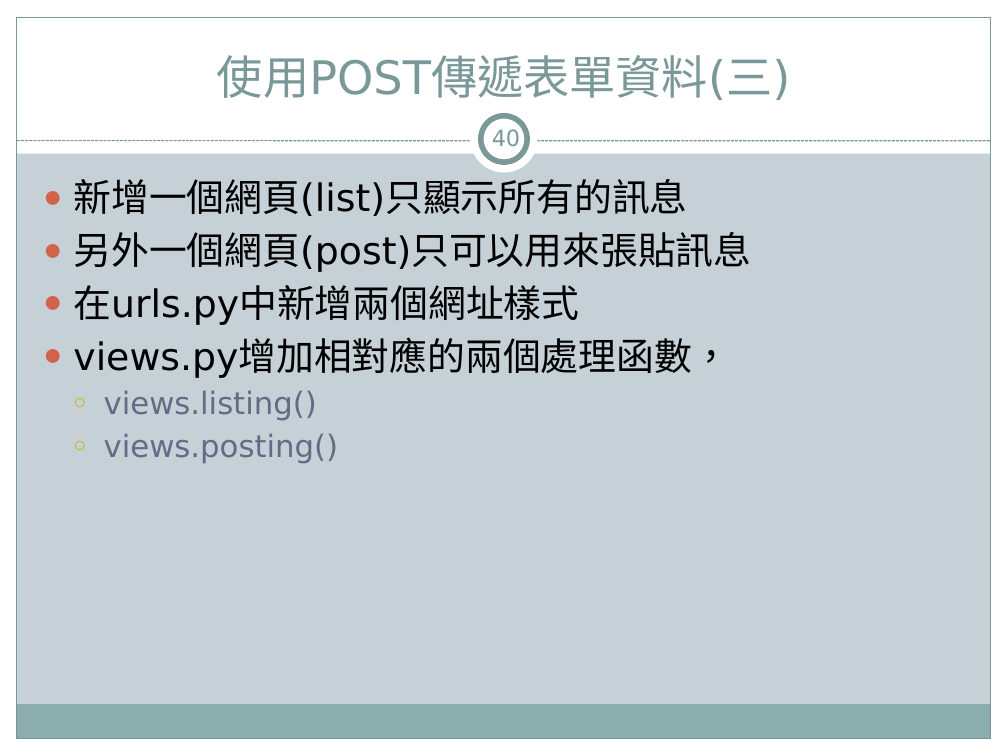
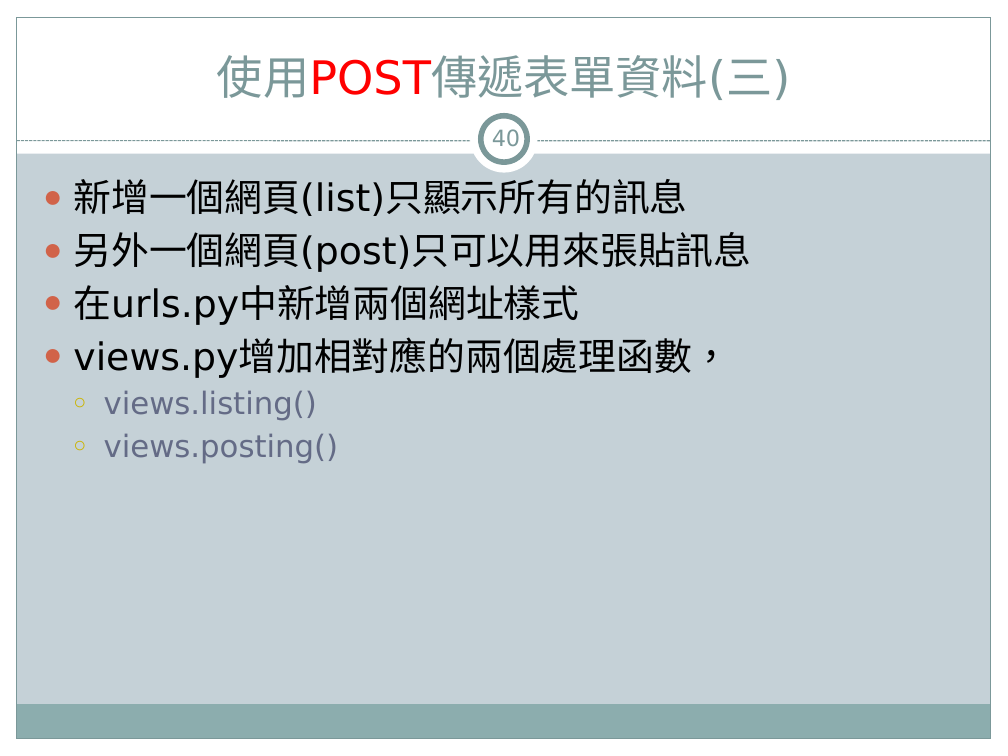
Before and after one commit to jacktea88/406django, a slide deck: slide 40 of ch08/Django4-ch08.pptx. Drawn at 1008x756 pixels with LibreOffice and Linux fonts; fonts in the diff are those of the drawing. Boxes give left, top, right and bottom in pixels: in the first picture for what was removed or moved away, otherwise in the second. Text is boxed around its words. In the diff, an @@ line names an element or a change of style, - is before the commit and + after.

```diff
--- a/ch08/Django4-ch08.pptx
+++ b/ch08/Django4-ch08.pptx
@@ title "使用POST傳遞表單資料(三)" at (217, 55, 791, 100): text colour #7C999A to #FF0000 in "使用POST傳遞表單資料(三)" @@
```
Also in this commit, not shown: 14 other slides changed.
